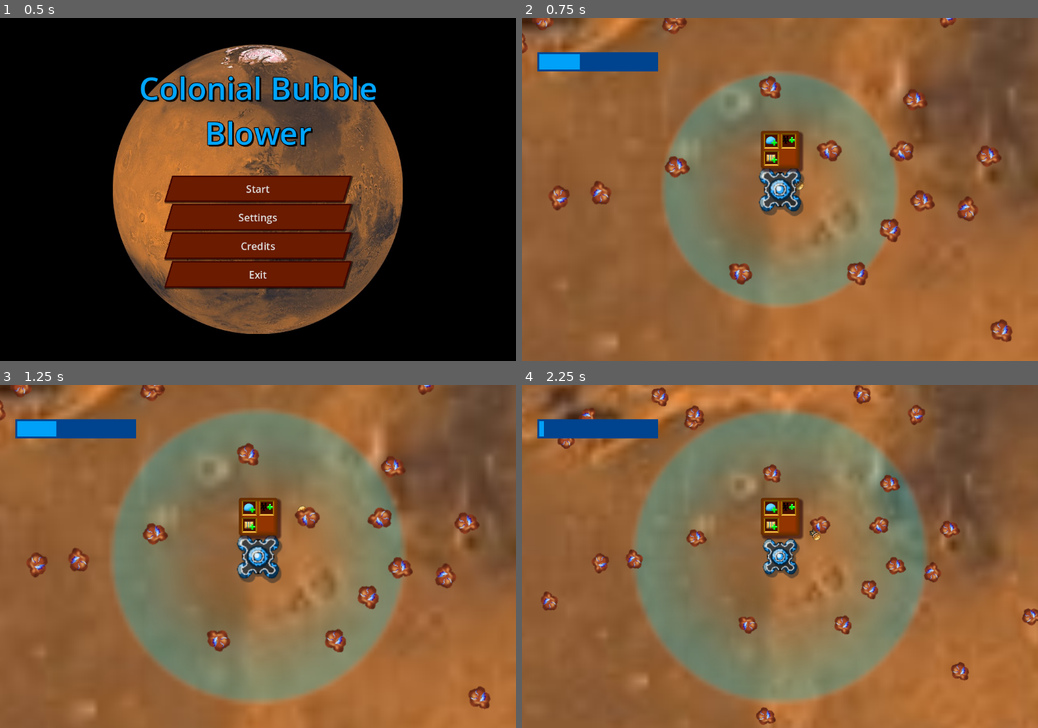
Above: before the commit, frames 1-4 (two rows, left to right).
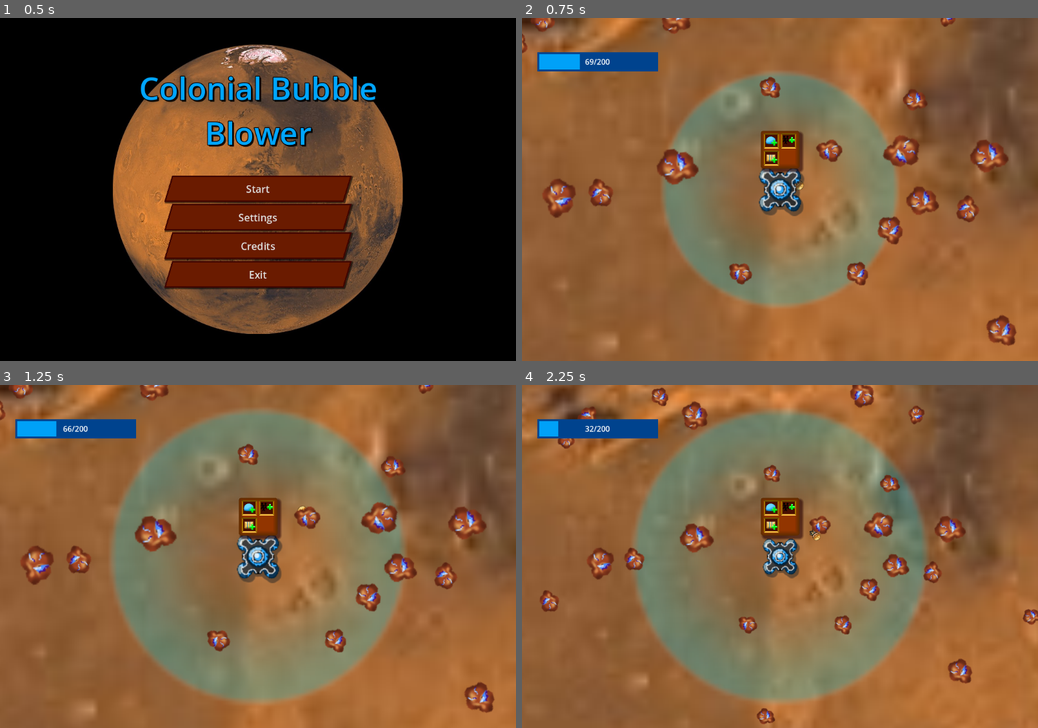
Above: after the commit, the same moments.

Repository: Fach01/Bopulation-Bubble-Beyond
Game: Godot game, scene res://Scenes/Main Menu.tscn
Two runs of this game, one before a commit and one after it. Both use one fixed random seed, a clock stepped at 60 frames per second and the inputs below.
Inputs (mouse positions are in pixels of both pictures, inside the frame that each line leads up to):
- Up to frame 1 (0.5 s): no input
- Up to frame 2 (0.75 s): click "Start" at 0.5 s
- Up to frame 3 (1.25 s): no input
- Up to frame 4 (2.25 s): click (769, 508) at 1.25 s; click (790, 508) at 2 s

Frame 1 is identical in both runs. In frame 2, 3.0% of the frame differs, in the area x 1-96%, y 0-96%; in frame 3, 3.0%; in frame 4, 2.7%.

Commit message:
resource bar now shows actual numbers

Diff:
--- a/Scenes/Game Scene.tscn
+++ b/Scenes/Game Scene.tscn
@@ -45,6 +45,8 @@
 border_width_bottom = 4
 border_color = Color(0.8, 0.8, 0.8, 0)
 
+[sub_resource type="LabelSettings" id="LabelSettings_wbyhi"]
+
 [node name="Node2D" type="Node2D"]
 
 [node name="Camera2D" type="Camera2D" parent="."]
@@ -129,6 +131,18 @@
 value = 100.0
 show_percentage = false
 
+[node name="Label" type="Label" parent="HUD/AspectRatioContainer/Control/ProgressBar"]
+layout_mode = 1
+anchors_preset = 15
+anchor_right = 1.0
+anchor_bottom = 1.0
+grow_horizontal = 2
+grow_vertical = 2
+text = "100/100"
+label_settings = SubResource("LabelSettings_wbyhi")
+horizontal_alignment = 1
+vertical_alignment = 1
+
 [node name="Control2" type="Control" parent="HUD/AspectRatioContainer"]
 layout_mode = 2
 mouse_filter = 1
@@ -192,6 +206,7 @@
 stretch_mode = 4
 
 [connection signal="changed_resource" from="Home Base" to="HUD/AspectRatioContainer/Control/ProgressBar" method="set_value"]
+[connection signal="changed_resource_text" from="Home Base" to="HUD/AspectRatioContainer/Control/ProgressBar/Label" method="set_text"]
 [connection signal="changed_storage" from="Home Base" to="HUD/AspectRatioContainer/Control/ProgressBar" method="set_max"]
 [connection signal="pressed" from="HUD/AspectRatioContainer/Control2/Panel/GridContainer/Upgrade Shield" to="Home Base" method="upgrade_shield"]
 [connection signal="pressed" from="HUD/AspectRatioContainer/Control2/Panel/GridContainer/Buy Unit" to="Home Base" method="buy_units" binds= [1]]
--- a/Scripts/State.gd
+++ b/Scripts/State.gd
@@ -1,7 +1,7 @@
 class_name State
 
-const bubble_cost_increment : float = 1.8
-const unit_cost_increment : float = 1.3
+const bubble_cost_increment : float = 2
+const unit_cost_increment : float = 1.1
 const storage_cost_increment : float = 1.5
 
 const spawn_min_radius : float = 200
--- a/Scripts/home_base.gd
+++ b/Scripts/home_base.gd
@@ -25,6 +25,7 @@
 
 signal changed_storage(max_storage : float)
 signal changed_resource(resources : float)
+signal changed_resource_text(new_text : String)
 signal pop
 signal bubble_upgraded(new_price : float)
 signal unit_upgraded(new_price : float)
@@ -38,6 +39,7 @@
 	State.resource = min(State.resource, State.max_resource)
 	State.resource -= depletion_speed * (State.bubble_level) * delta
 	changed_resource.emit(State.resource)
+	update_text()
 	if State.resource <= 0:
 		pop.emit()
 		summon_lose_screen()
@@ -48,6 +50,10 @@
 
 	for i in unit_instancer.multimesh.instance_count:
 		unit_instancer.multimesh.set_instance_transform_2d(i, units[i].transform)
+
+func update_text():
+	var new_text : String = str(int(State.resource)) + "/" + str(int(State.max_resource))
+	changed_resource_text.emit(new_text)
 
 func summon_lose_screen():
 	var node = lose_screen.instantiate()
--- a/Scripts/resource.gd
+++ b/Scripts/resource.gd
@@ -4,7 +4,10 @@
 @export var min_count : int = 20
 @export var max_count : int = 40
 @export var min_value : int = 10
-@export var max_value : int = 30
+@export var max_value : int = 50
+
+@export var min_scale : float = 2
+@export var max_scale : float = 4
 
 @export var resource_count : int
 @export var resource_value : float
@@ -12,9 +15,11 @@
 signal depleted
 
 func _ready():
-    resource_count = randi_range(min_count,max_count)
-    resource_value = randi_range(min_value,max_value)
+    var rando = pow(randf(),2)
+    resource_count = lerp(max_count,min_count,rando)
+    resource_value = lerp(min_value, max_value, rando)
     rotate(randf() * TAU)
+    scale = Vector2.ONE * lerp(min_scale, max_scale, rando)
 
 func Peak_Resources() -> int :
     return resource_count
--- a/Scripts/unit.gd
+++ b/Scripts/unit.gd
@@ -58,7 +58,7 @@
 
 	# print("grabbing resource")
 
-	if current_target == null:
+	while current_target == null:
 		await get_tree().process_frame
 		await select_new_node()
 		fetch_resource()
Not shown: 1 places in Scenes/Game Scene.tscn that only renumber resources
